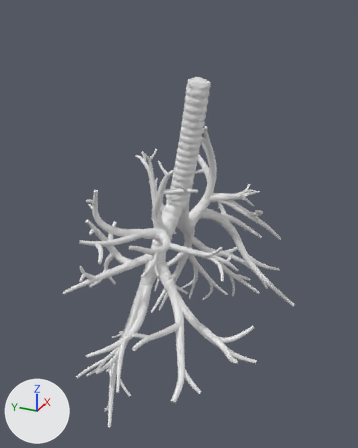
The glTF model frontend/public/assets/anatomy/bp3d-4.0/respiratory.glb: old version first, new version second.
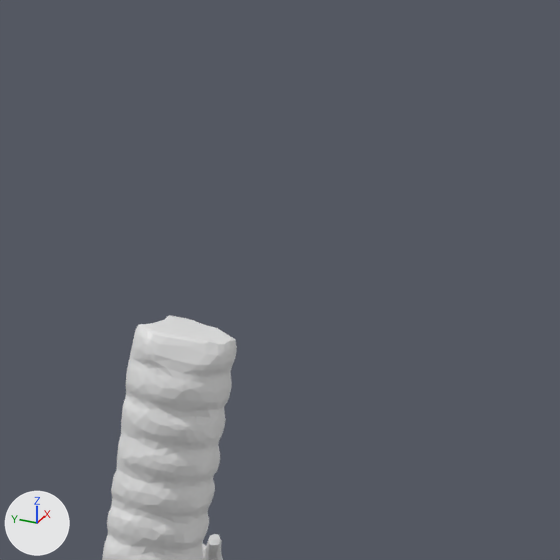
Each version is shown whole from a 50 mm lens placed at (-0.3509, -0.1423, 1.5278), pointed at (-0.0037, 0.014, 1.3542), then close up on the part from 44% to 79% of the width and 1% to 29% of the height. Arrows for +X, +Y and +Z are at lower left; the lights stay in place. The first two pictures are the older version. Where no turn or scale is listed for an object, it has been applied to the vertices.

In view in the first close-up: 'FJ2541' and 1 more.
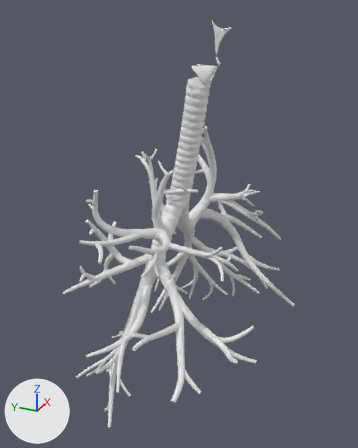
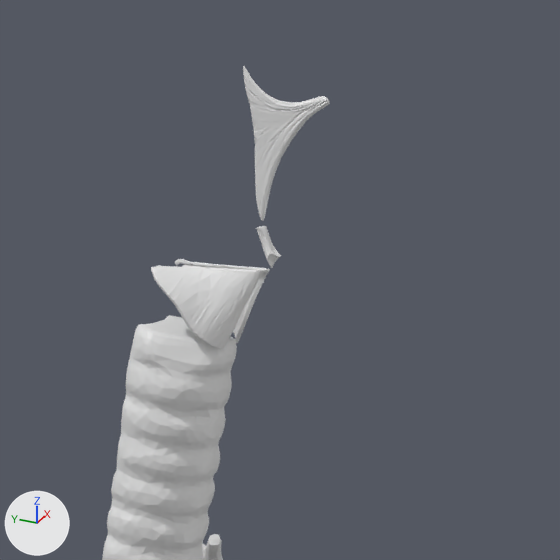
Scene script edits in JSON lines:
```json
{"op": "add", "block": "me_fj2807", "code": ["me_fj2807 = bpy.data.meshes.new('FJ2807')", "me_fj2807.from_pydata(...)  # 519 vertices, 1042 faces; spans x -0.00159..0.00159, y -0.00193..0.00193, z -0.00326..0.00326"]}
{"op": "add", "block": "me_fj2805", "code": ["me_fj2805 = bpy.data.meshes.new('FJ2805')", "me_fj2805.from_pydata(...)  # 824 vertices, 1644 faces; spans x -0.00109..0.00109, y -0.00666..0.00666, z -0.00049..0.00049"]}
{"op": "add", "block": "me_fj2794", "code": ["me_fj2794 = bpy.data.meshes.new('FJ2794')", "me_fj2794.from_pydata(...)  # 2102 vertices, 4358 faces; spans x -0.0037..0.0037, y -0.0091..0.0091, z -0.0064..0.0064"]}
{"op": "add", "block": "me_fj2787", "code": ["me_fj2787 = bpy.data.meshes.new('FJ2787')", "me_fj2787.from_pydata(...)  # 862 vertices, 1766 faces; spans x -0.0011..0.0011, y -0.00666..0.00666, z -0.00048..0.00048"]}
{"op": "add", "block": "me_fj2777", "code": ["me_fj2777 = bpy.data.meshes.new('FJ2777')", "me_fj2777.from_pydata(...)  # 2165 vertices, 4303 faces; spans x -0.0075..0.0075, y -0.0091..0.0091, z -0.0064..0.0064"]}
{"op": "add", "block": "me_fj2771", "code": ["me_fj2771 = bpy.data.meshes.new('FJ2771')", "me_fj2771.from_pydata(...)  # 1078 vertices, 2106 faces; spans x -0.0005..0.0005, y -0.0073..0.0073, z -0.0116..0.0116"]}
{"op": "add", "block": "ob_fj2807", "code": ["ob_fj2807 = bpy.data.objects.new('FJ2807', me_fj2807)", "ob_fj2807.location = (-0.0001, -0.0152, 1.4861)"]}
{"op": "add", "block": "ob_fj2805", "code": ["ob_fj2805 = bpy.data.objects.new('FJ2805', me_fj2805)", "ob_fj2805.location = (-0.0019, -0.0077, 1.4825)"]}
{"op": "add", "block": "ob_fj2794", "code": ["ob_fj2794 = bpy.data.objects.new('FJ2794', me_fj2794)", "ob_fj2794.location = (-0.0052, -0.0059, 1.4765)"]}
{"op": "add", "block": "ob_fj2787", "code": ["ob_fj2787 = bpy.data.objects.new('FJ2787', me_fj2787)", "ob_fj2787.location = (0.0019, -0.0077, 1.4824)"]}
{"op": "add", "block": "ob_fj2777", "code": ["ob_fj2777 = bpy.data.objects.new('FJ2777', me_fj2777)", "ob_fj2777.location = (0.0014, -0.0058, 1.4765)"]}
{"op": "add", "block": "ob_fj2771", "code": ["ob_fj2771 = bpy.data.objects.new('FJ2771', me_fj2771)", "ob_fj2771.location = (0.0, -0.0171, 1.5017)"]}
```

Where the change shows, as pixel boxes (x1, y1, x2, y2) in the close-ups (560 x 560 px):
```json
{"object": "FJ2794", "change": "added", "after": [151, 265, 264, 349]}
{"object": "FJ2771", "change": "added", "after": [243, 66, 329, 221]}
{"object": "FJ2777", "change": "added", "after": [175, 259, 270, 343]}
{"object": "FJ2807", "change": "added", "after": [257, 226, 281, 268]}
{"object": "FJ2787", "change": "added", "after": [193, 262, 266, 273]}
{"object": "FJ2805", "change": "added", "after": [182, 265, 262, 273]}
```
